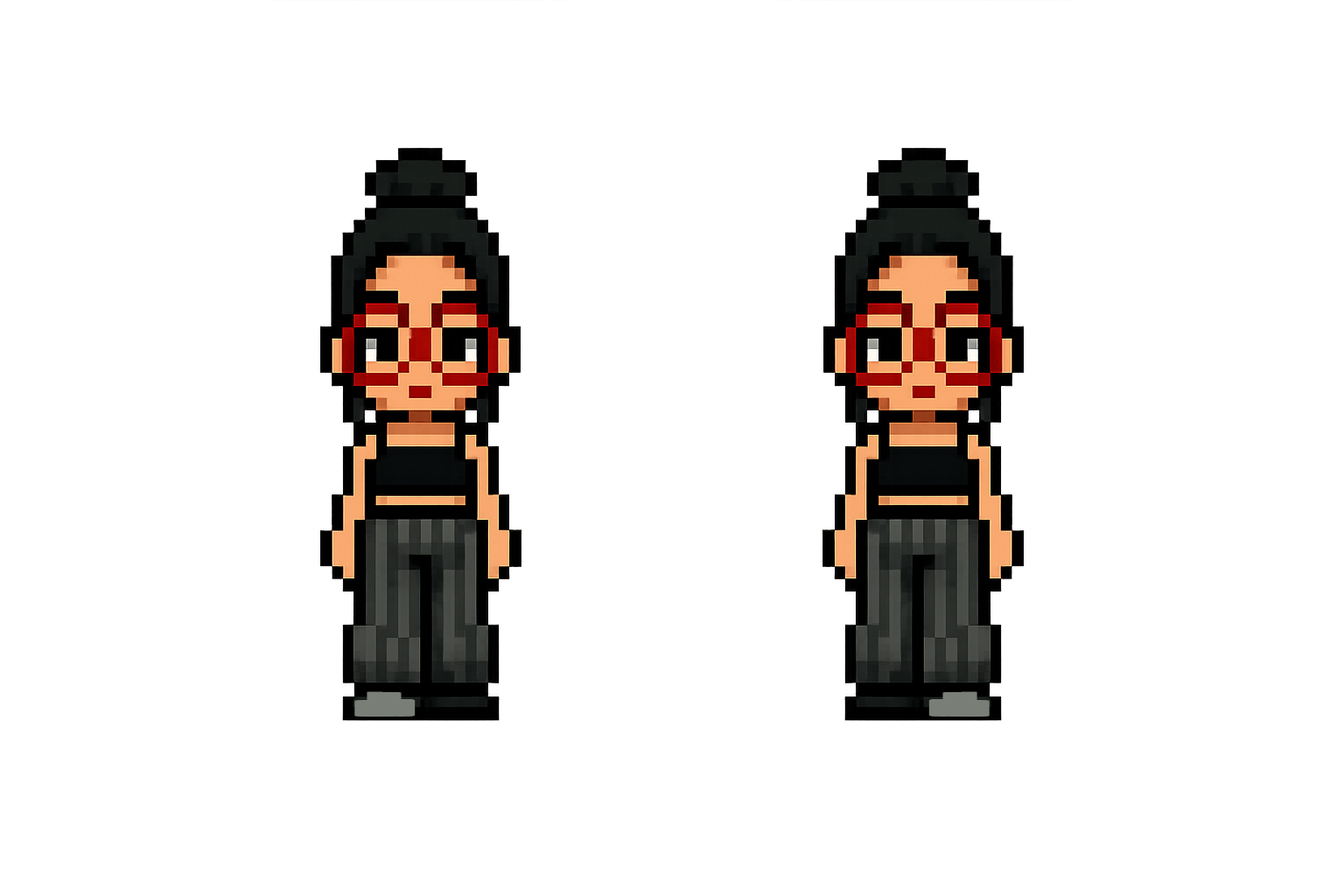
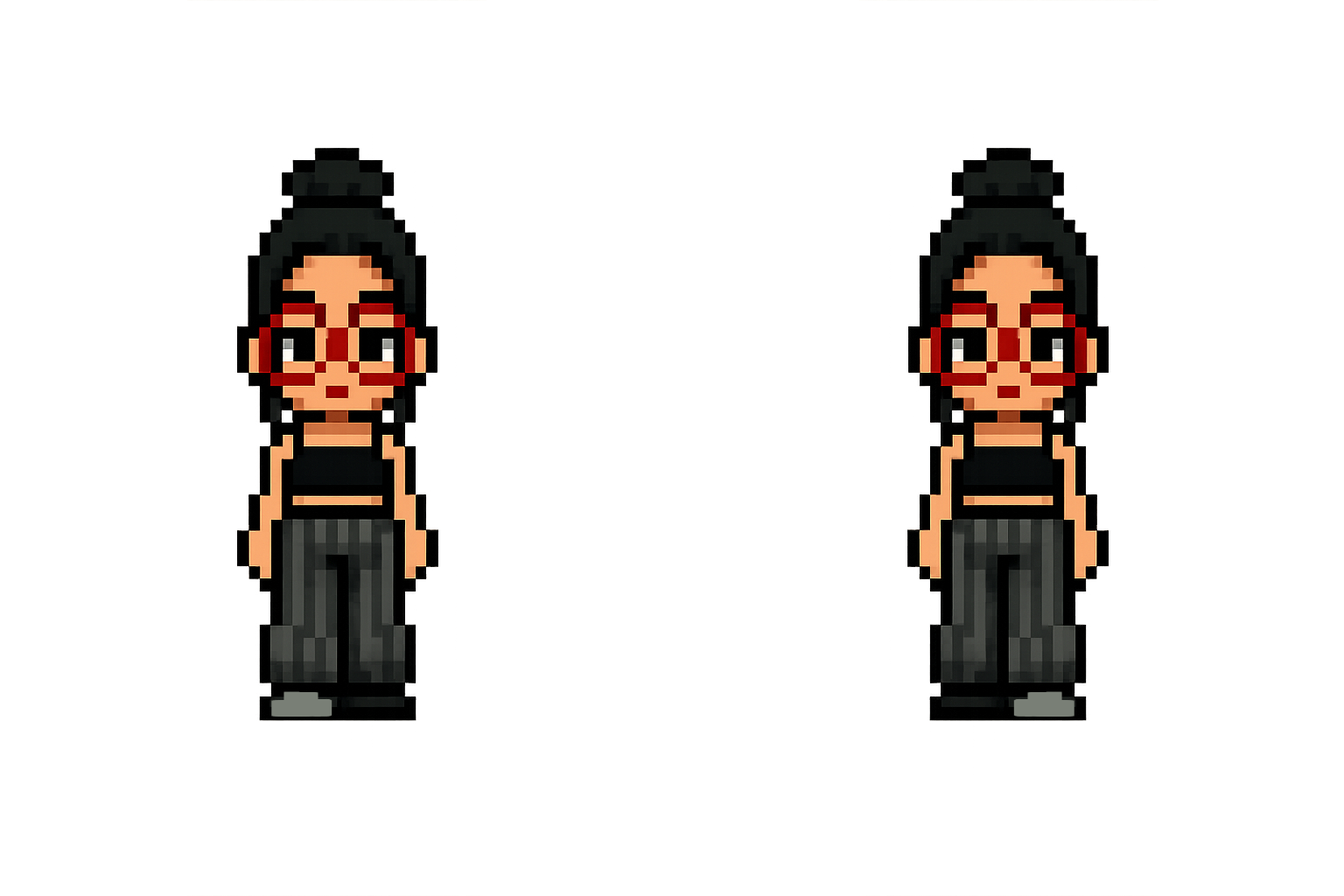
Revision of a layered 1344 x 896 image; what changed, layer by layer:
added layer "Layer 1" above "Layer 2" over [left=187, top=0, right=487, bottom=896]
added layer "Layer 2" above "Front walking" over [left=858, top=0, right=1159, bottom=896]
hid "Front walking" over [left=270, top=0, right=1074, bottom=896]
